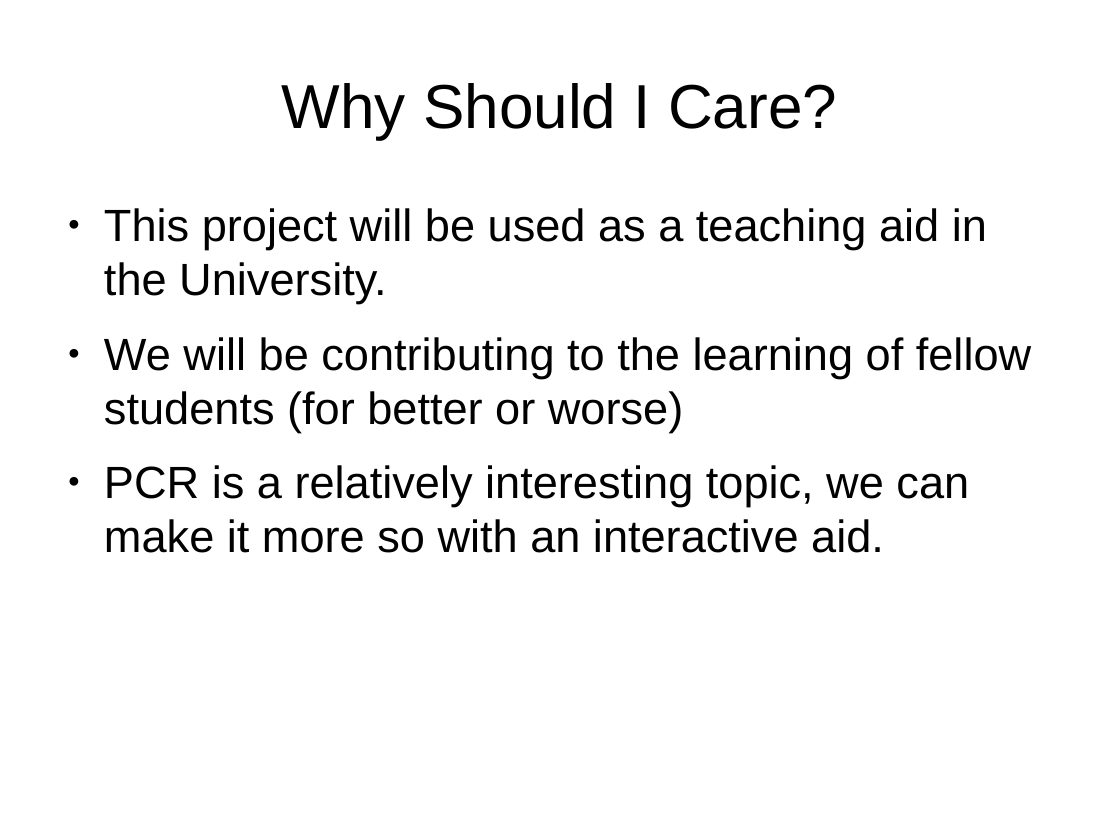
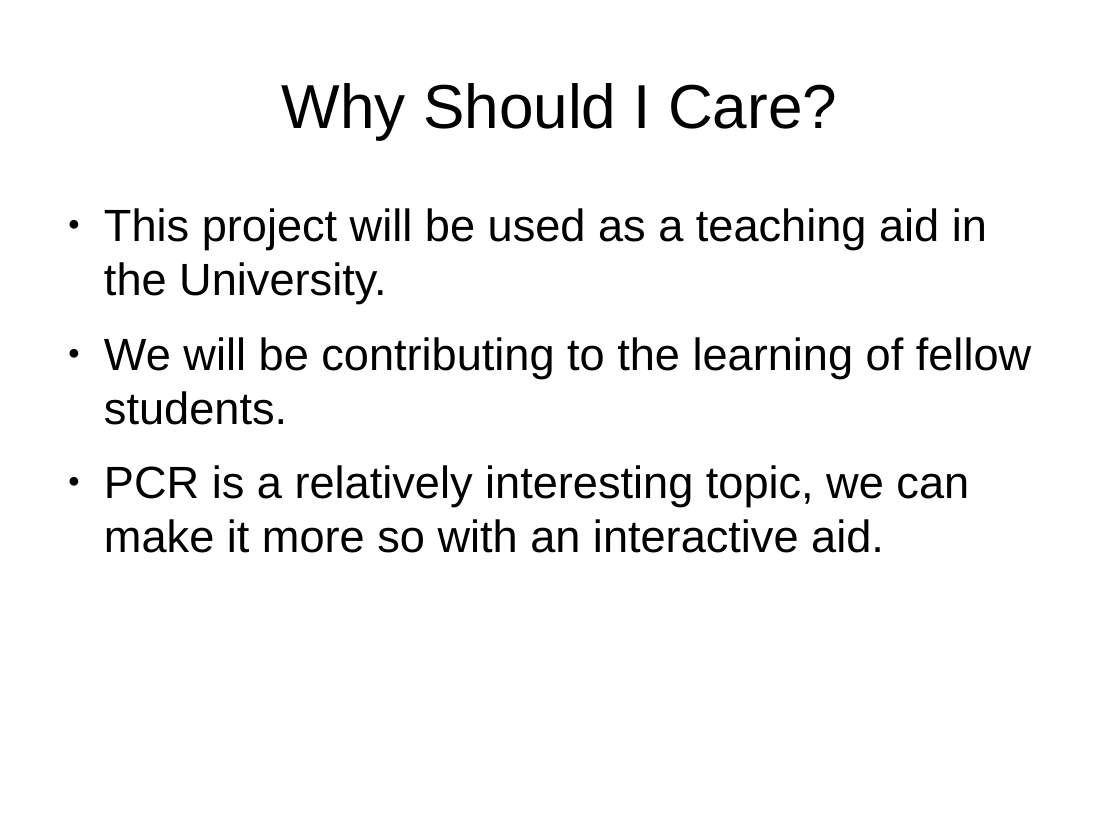
Before and after one commit to Dan-McElroy/Team-Project--Q, a slide deck: slide 4 of docs/progressPresentation/draft.odp. Drawn at 1120x840 pixels with LibreOffice and Linux fonts; fonts in the diff are those of the drawing. Boxes give left, top, right and bottom in pixels: in the first picture for what was removed or moved away, otherwise in the second. Text is boxed around its words. In the diff, an @@ line names an element or a change of style, - is before the commit and + after.

```diff
--- a/docs/progressPresentation/draft.odp
+++ b/docs/progressPresentation/draft.odp
@@ text at bbox=[104, 337, 1031, 425]: text changed @@
-● We will be contributing to the learning of fellow students (for better or worse)
+● We will be contributing to the learning of fellow students.
```
Also in this commit, not shown: 4 other slides changed, 2 slides added, 1 slide removed, 8 other files.
